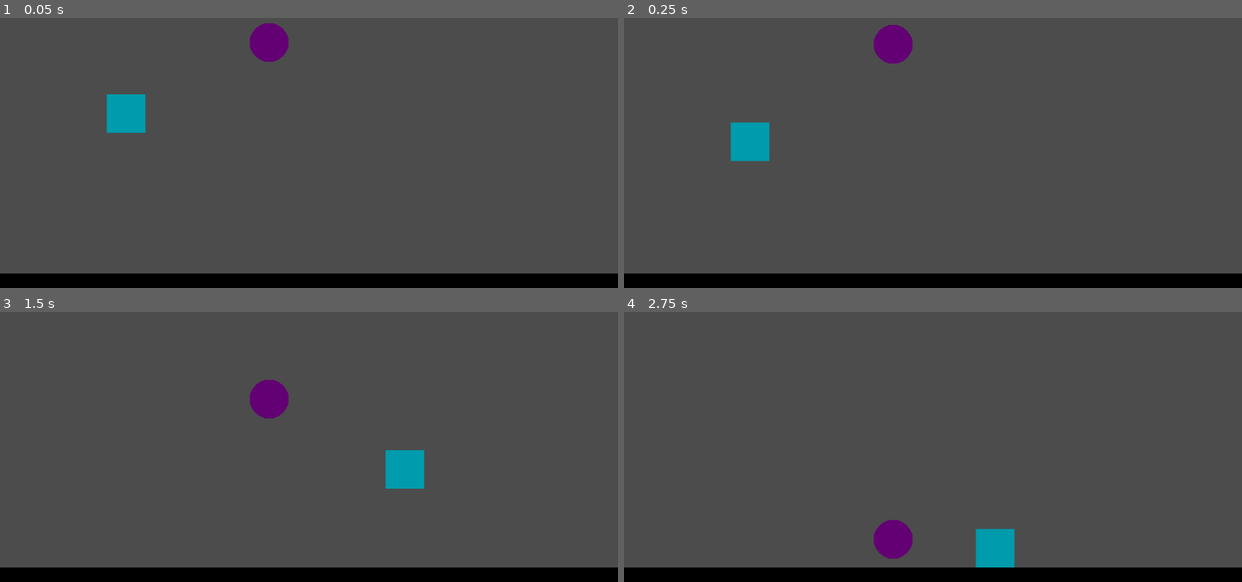
Above: before the commit, frames 1-4 (two rows, left to right).
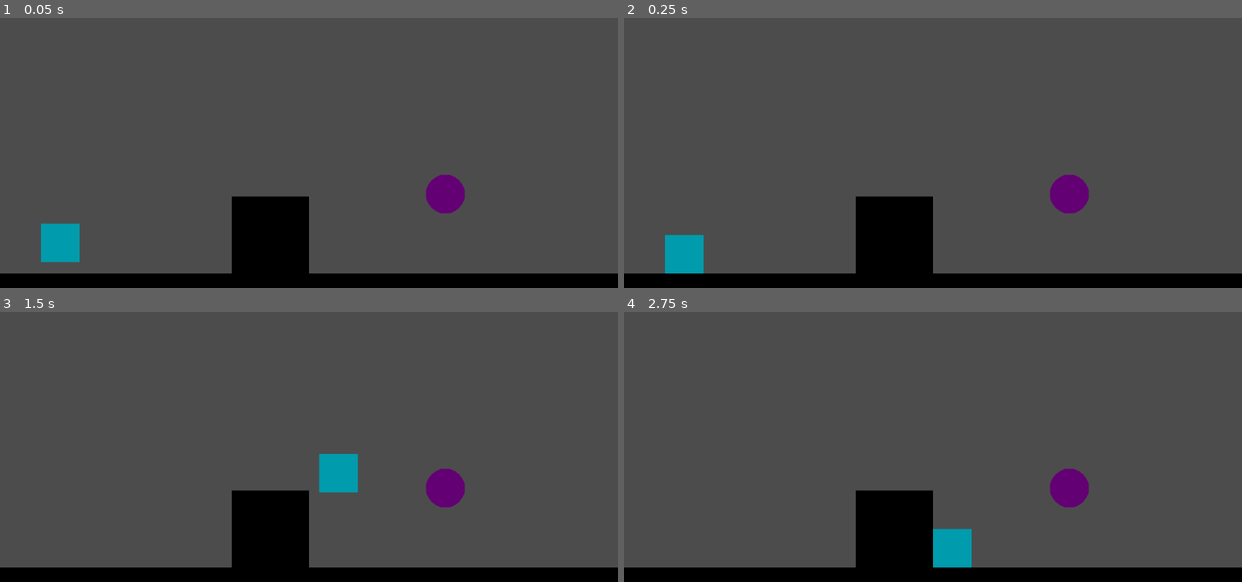
Above: after the commit, the same moments.

Repository: Develarooio/falaj
Game: Godot game, scene res://Level/TestLevel.tscn
Two runs of this game, one before a commit and one after it. Both use one fixed random seed, a clock stepped at 60 frames per second and the inputs below. The project has no main scene, so this scene is started directly.
Inputs:
- Up to frame 1 (0.05 s): no input
- Up to frame 2 (0.25 s): no input
- Up to frame 3 (1.5 s): hold Right (right) from 0.53 s (still down); tap Up (jump) at 0.77 s
- Up to frame 4 (2.75 s): tap Up (jump) at 1.52 s; release Right (right) at 2.03 s; hold Left (left) from 2.03 s (still down)

The runs differ from the first frame. In frame 1, 6.8% of the frame differs, in the area x 6-76%, y 2-95%; in frame 2, 6.8%; in frame 3, 6.8%; in frame 4, 6.1%.

Commit message:
change ball to kinematicbody

Diff:
--- /dev/null
+++ b/Ball/Ball.gd
@@ -0,0 +1,14 @@
+extends KinematicBody2D
+
+# class member variables go here, for example:
+# var a = 2
+# var b = "textvar"
+
+func _ready():
+	# Called when the node is added to the scene for the first time.
+	# Initialization here
+	pass
+
+func _physics_process(delta):
+	pass
+	#write physics code oh boy
--- a/Ball/Ball.tscn
+++ b/Ball/Ball.tscn
@@ -1,32 +1,20 @@
-[gd_scene load_steps=3 format=2]
+[gd_scene load_steps=4 format=2]
 
-[ext_resource path="res://Ball/ball_purple.png" type="Texture" id=1]
+[ext_resource path="res://Ball/Ball.gd" type="Script" id=1]
+[ext_resource path="res://Ball/ball_purple.png" type="Texture" id=2]
 
 [sub_resource type="CircleShape2D" id=1]
 
 custom_solver_bias = 0.0
-radius = 33.0
+radius = 33.0151
 
-[node name="Ball" type="RigidBody2D"]
+[node name="Ball" type="KinematicBody2D" index="0"]
 
 input_pickable = false
 collision_layer = 1
 collision_mask = 1
-mode = 0
-mass = 1.0
-friction = 1.0
-bounce = 0.0
-gravity_scale = 1.0
-custom_integrator = false
-continuous_cd = 0
-contacts_reported = 0
-contact_monitor = false
-sleeping = false
-can_sleep = true
-linear_velocity = Vector2( 0, 0 )
-linear_damp = -1.0
-angular_velocity = 0.0
-angular_damp = -1.0
+collision/safe_margin = 0.08
+script = ExtResource( 1 )
 
 [node name="CollisionShape2D" type="CollisionShape2D" parent="." index="0"]
 
--- a/Level/TestLevel.tscn
+++ b/Level/TestLevel.tscn
@@ -20,17 +20,18 @@
 collision_use_kinematic = false
 collision_friction = 1.0
 collision_bounce = 0.0
-collision_layer = 1
-collision_mask = 1
+collision_layer = 1025
+collision_mask = 1025
 occluder_light_mask = 1
 format = 1
-tile_data = PoolIntArray( 524287, 0, 0, 458768, 0, 0, 589823, 0, 0, 524304, 0, 0, 655359, 0, 0, 5898 …(234 unchanged characters)…
+tile_data = PoolIntArray( 524287, 0, 0, 458758, 0, 0, 458759, 0, 0, 458768, 0, 0, 589823, 0, 0, 524294, 0, 0, 524295, 0, 0, 524304, 0, 0, 655359, 0, 0, 5898 …(234 unchanged characters)…
+_sections_unfolded = [ "Collision" ]
 
 [node name="Player" parent="." index="1" instance=ExtResource( 2 )]
 
-position = Vector2( 209, 307 )
+position = Vector2( 99.723, 522.992 )
 
 [node name="Ball" parent="." index="2" instance=ExtResource( 3 )]
 
-position = Vector2( 446, 192 )
-bounce = 0.5
+position = Vector2( 737.737, 443.58 )
+_sections_unfolded = [ "Collision", "Linear" ]
--- a/Player/Player.tscn
+++ b/Player/Player.tscn
@@ -7,6 +7,12 @@
 
 custom_solver_bias = 0.0
 extents = Vector2( 32, 32 )
+
+[sub_resource type="RectangleShape2D" id=2]
+
+custom_solver_bias = 0.0
+extents = Vector2( 33, 33 )
+_sections_unfolded = [ "Resource" ]
 
 [node name="Player" type="KinematicBody2D"]
 
@@ -23,3 +29,15 @@
 [node name="Sprite" type="Sprite" parent="." index="1"]
 
 texture = ExtResource( 2 )
+
+[node name="RigidCollider" type="KinematicBody2D" parent="." index="2"]
+
+input_pickable = false
+collision_layer = 1024
+collision_mask = 1024
+collision/safe_margin = 0.08
+_sections_unfolded = [ "Collision" ]
+
+[node name="CollisionShape2D" type="CollisionShape2D" parent="RigidCollider" index="0"]
+
+shape = SubResource( 2 )
Not shown: 1 places in Ball/Ball.tscn that only renumber resources
Not shown: 1 places in Player/Player.tscn that only renumber resources
